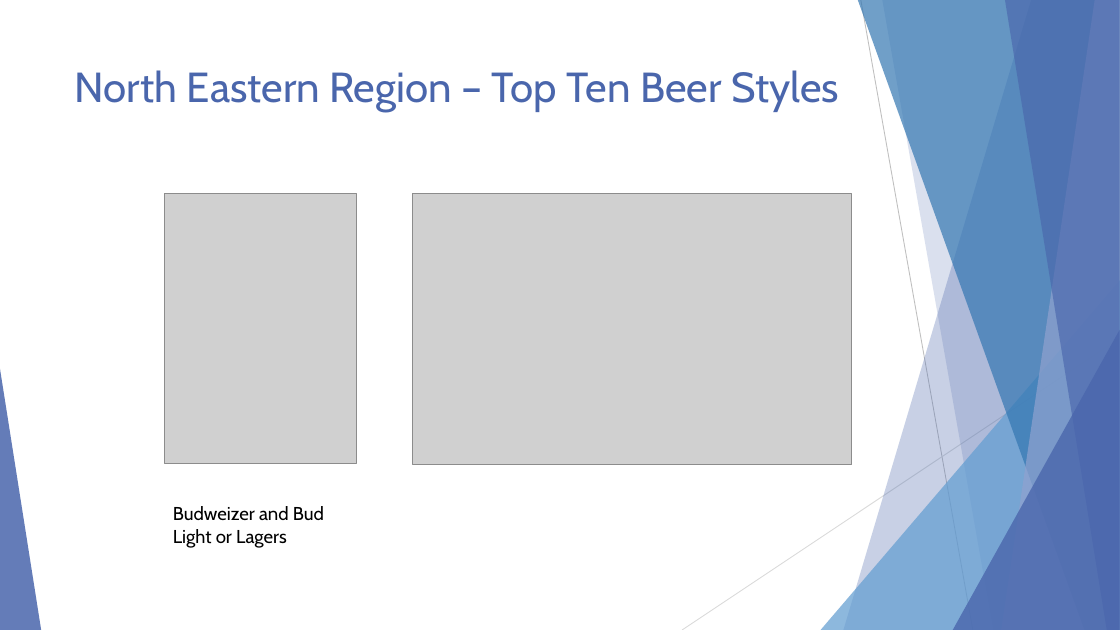
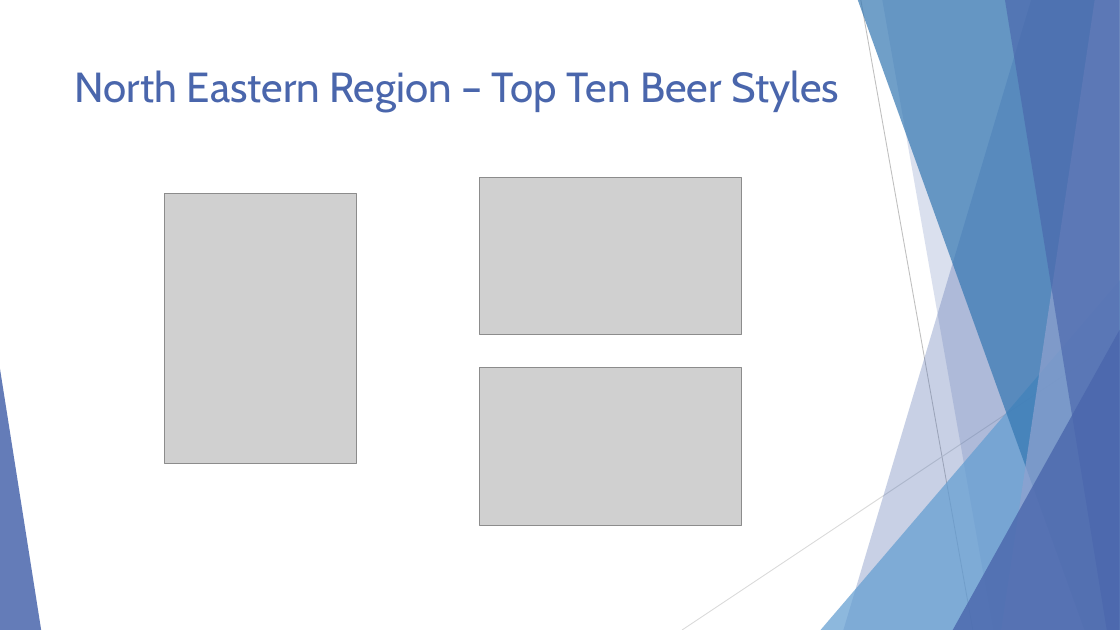
Before and after one commit to malcolmccarlson/DDS-CaseStudy1, a slide deck: slide 12 of MalcolmCarlsonBeerDataEDA.DDS6306.pptx. Drawn at 1120x630 pixels with LibreOffice and Linux fonts; fonts in the diff are those of the drawing; grey boxes stand for pictures. Boxes give left, top, right and bottom in pixels: in the first picture for what was removed or moved away, otherwise in the second. Text is boxed around its words. In the diff, an @@ line names an element or a change of style, - is before the commit and + after.

```diff
--- a/MalcolmCarlsonBeerDataEDA.DDS6306.pptx
+++ b/MalcolmCarlsonBeerDataEDA.DDS6306.pptx
@@ picture added at (480, 177, 742, 334) @@
@@ picture removed at (413, 194, 852, 465) @@
@@ picture added at (480, 368, 742, 525) @@
@@ text removed at (173, 506, 324, 548) @@
-Budweizer and Bud Light or Lagers
```
Also in this commit, not shown: 9 other slides changed, 16 other files.
